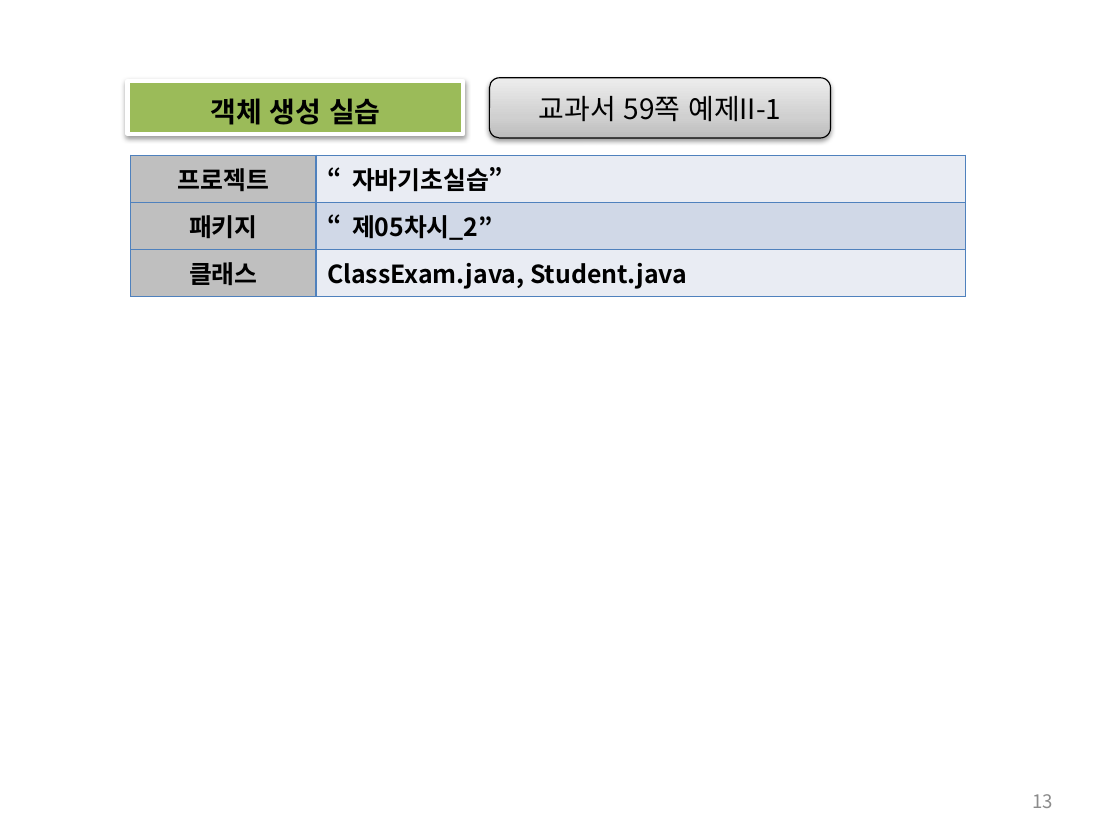
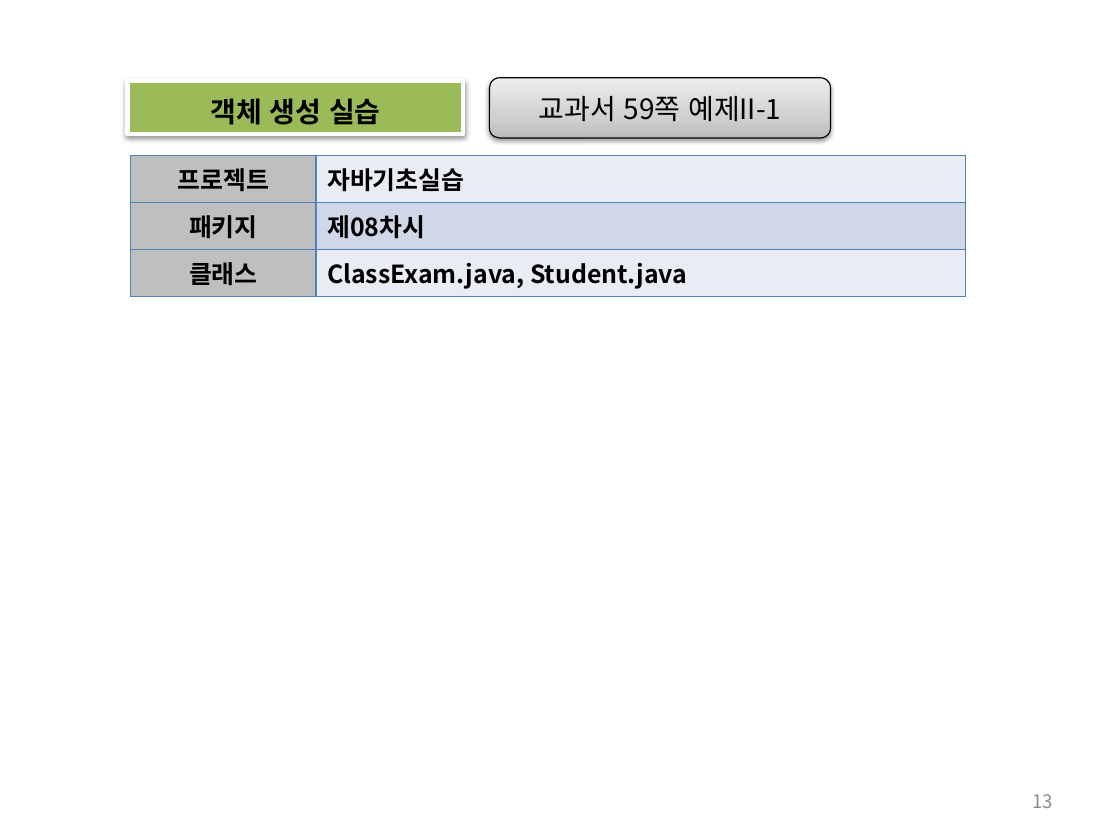
Before and after one commit to histime7/2018JavaClassroom, a slide deck: slide 13 of 수업자료/10_객체지향의 개요.pptx. Drawn at 1120x840 pixels with LibreOffice and Linux fonts; fonts in the diff are those of the drawing. Boxes give left, top, right and bottom in pixels: in the first picture for what was removed or moved away, otherwise in the second. Text is boxed around its words. In the diff, an @@ line names an element or a change of style, - is before the commit and + after.

```diff
--- a/수업자료/10_객체지향의 개요.pptx
+++ b/수업자료/10_객체지향의 개요.pptx
@@ table at [131,156,965,297] @@
-row 1, column 2: “자바기초실습”
+row 1, column 2: 자바기초실습
-row 2, column 2: “제05차시_2”
+row 2, column 2: 제08차시
```
Also in this commit, not shown: 3 other slides changed, 5 other files.
